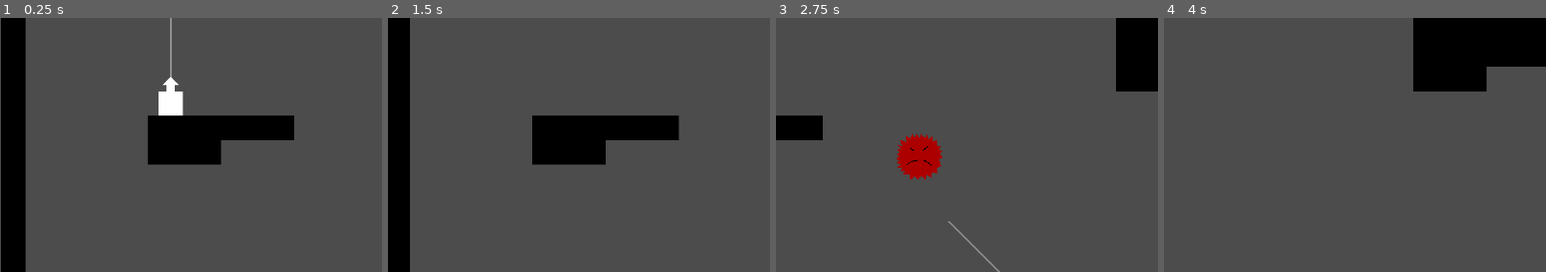
Above: before the commit, frames 1-4 (left to right).
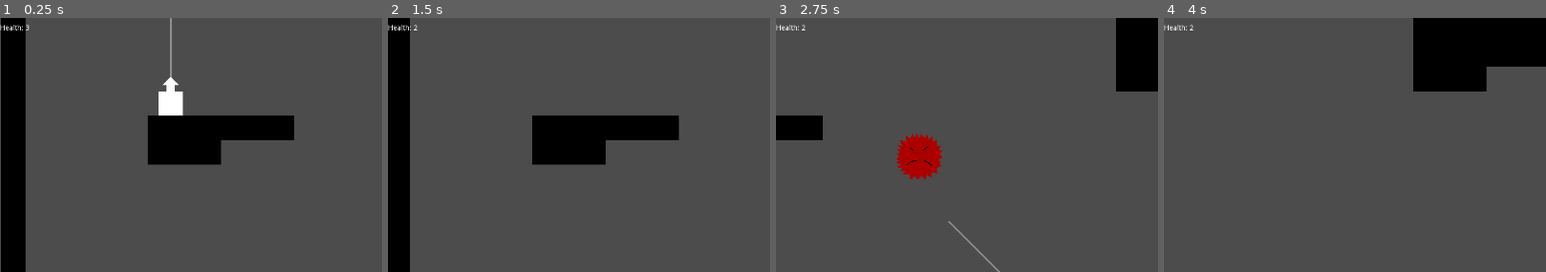
Above: after the commit, the same moments.

Repository: cjsweeten101/dws
Game: Godot game, scene res://Levels/TestingLevel.tscn
The game is run twice, just before and just after one commit, with the same random seed, the same clock (stepped at 60 frames per second) and the same inputs.
Inputs:
- Up to frame 1 (0.25 s): no input
- Up to frame 2 (1.5 s): tap Enter (action) at 0.5, 0.6, 1.35 s; hold D (right) from 0.53 s (still down)
- Up to frame 3 (2.75 s): release D (right) at 2.03 s; hold A (left) from 2.03 s (still down); tap Enter (action) at 2.1 s
- Up to frame 4 (4 s): release A (left) at 2.78 s; hold D (right) from 2.78 s (still down); tap Enter (action) at 2.85, 3.6 s
The pictures show only the part of the screen within x 0-50%, y 0-50%; the shares and areas given below are measured in that part.

The runs differ from the first frame. In frame 1, less than 0.1% of the frame differs, in the area x 0-8%, y 2-5%; in frame 2, less than 0.1%; in frame 3, less than 0.1%; in frame 4, less than 0.1%.

Commit message:
game over and health ui

Diff:
--- a/Levels/TestingLevel.gd
+++ b/Levels/TestingLevel.gd
@@ -3,6 +3,7 @@
 # class member variables go here, for example:
 # var a = 2
 # var b = "textvar"
+var game_over = false
 
 func _ready():
 	# Called when the node is added to the scene for the first time.
@@ -10,5 +11,12 @@
 	pass
 
 func _process(delta):
-	if $Player != null:
+	if !game_over:
+		$UI/RootUI.ui_health($Player.get_health())
 		$Camera.position.x = $Player.position.x
+	check_for_game_over()
+
+func check_for_game_over():
+	if !game_over and $Player.get_health() == 0:
+		$Player.queue_free()
+		game_over = true
--- a/Levels/TestingLevel.tscn
+++ b/Levels/TestingLevel.tscn
@@ -1,12 +1,13 @@
-[gd_scene load_steps=6 format=2]
+[gd_scene load_steps=7 format=2]
 
 [ext_resource path="res://Levels/TestingLevel.gd" type="Script" id=1]
 [ext_resource path="res://Tilesets/black_walls.tres" type="TileSet" id=2]
 [ext_resource path="res://Player/Player.tscn" type="PackedScene" id=3]
 [ext_resource path="res://Enemies/SpikyFloaty.tscn" type="PackedScene" id=4]
 [ext_resource path="res://Enemies/SoftWalky.tscn" type="PackedScene" id=5]
+[ext_resource path="res://UI/RootUI.tscn" type="PackedScene" id=6]
 
-[node name="TestingLevel" type="Node2D"]
+[node name="TestingLevel" type="Node2D" index="0"]
 
 script = ExtResource( 1 )
 _sections_unfolded = [ "Transform" ]
@@ -76,3 +77,13 @@
 [node name="SoftWalky" parent="." index="4" instance=ExtResource( 5 )]
 
 position = Vector2( 1190, 598 )
+
+[node name="UI" type="CanvasLayer" parent="." index="5"]
+
+layer = 1
+offset = Vector2( 0, 0 )
+rotation = 0.0
+scale = Vector2( 1, 1 )
+transform = Transform2D( 1, 0, 0, 1, 0, 0 )
+
+[node name="RootUI" parent="UI" index="0" instance=ExtResource( 6 )]
--- a/Player/Player.gd
+++ b/Player/Player.gd
@@ -38,8 +38,6 @@
 				draw_line(grapple_points[i+1]- global_position, grapple_points[i] - global_position, Color(255,255,255), 2)
 
 func _physics_process(delta):
-	if is_dead():
-		queue_free()
 	move()
 	if $MissDisplay.is_stopped():
 		set_grapple_direction()
@@ -179,9 +177,6 @@
 func remove_health(amt):
 	health -= amt
 
-func is_dead():
-	return health <= 0
-
 func _on_HurtBox_body_entered(body):
 	if body.is_in_group("soft"):
 		attack(body)
@@ -195,3 +190,6 @@
 
 func is_grappled():
 	return grappled
+
+func get_health():
+	return health
--- /dev/null
+++ b/UI/RootUI.gd
@@ -0,0 +1,18 @@
+extends Node2D
+
+# class member variables go here, for example:
+# var a = 2
+# var b = "textvar"
+
+func _ready():
+	# Called when the node is added to the scene for the first time.
+	# Initialization here
+	pass
+
+#func _process(delta):
+#	# Called every frame. Delta is time since last frame.
+#	# Update game logic here.
+#	pass
+
+func ui_health(val):
+	$TopBar.set_health(val)
--- /dev/null
+++ b/UI/RootUI.tscn
@@ -0,0 +1,10 @@
+[gd_scene load_steps=3 format=2]
+
+[ext_resource path="res://UI/RootUI.gd" type="Script" id=1]
+[ext_resource path="res://UI/TopBar.tscn" type="PackedScene" id=2]
+
+[node name="RootUI" type="Node2D"]
+
+script = ExtResource( 1 )
+
+[node name="TopBar" parent="." index="0" instance=ExtResource( 2 )]
--- /dev/null
+++ b/UI/TopBar.gd
@@ -0,0 +1,18 @@
+extends MarginContainer
+
+# class member variables go here, for example:
+# var a = 2
+# var b = "textvar"
+
+func _ready():
+	# Called when the node is added to the scene for the first time.
+	# Initialization here
+	pass
+
+#func _process(delta):
+#	# Called every frame. Delta is time since last frame.
+#	# Update game logic here.
+#	pass
+
+func set_health(val):
+	$Health.text = "Health: " + str(val)
--- /dev/null
+++ b/UI/TopBar.tscn
@@ -0,0 +1,39 @@
+[gd_scene load_steps=2 format=2]
+
+[ext_resource path="res://UI/TopBar.gd" type="Script" id=1]
+
+[node name="TopBar" type="MarginContainer"]
+
+anchor_left = 0.0
+anchor_top = 0.0
+anchor_right = 0.0
+anchor_bottom = 0.0
+margin_right = 8.0
+margin_bottom = 40.0
+rect_pivot_offset = Vector2( 0, 0 )
+rect_clip_content = false
+mouse_filter = 0
+mouse_default_cursor_shape = 0
+size_flags_horizontal = 1
+size_flags_vertical = 1
+script = ExtResource( 1 )
+
+[node name="Health" type="Label" parent="." index="0"]
+
+anchor_left = 0.0
+anchor_top = 0.0
+anchor_right = 0.0
+anchor_bottom = 0.0
+margin_left = 8.0
+margin_top = 13.0
+margin_right = 8.0
+margin_bottom = 27.0
+rect_pivot_offset = Vector2( 0, 0 )
+rect_clip_content = false
+mouse_filter = 2
+mouse_default_cursor_shape = 0
+size_flags_horizontal = 1
+size_flags_vertical = 4
+percent_visible = 1.0
+lines_skipped = 0
+max_lines_visible = -1
